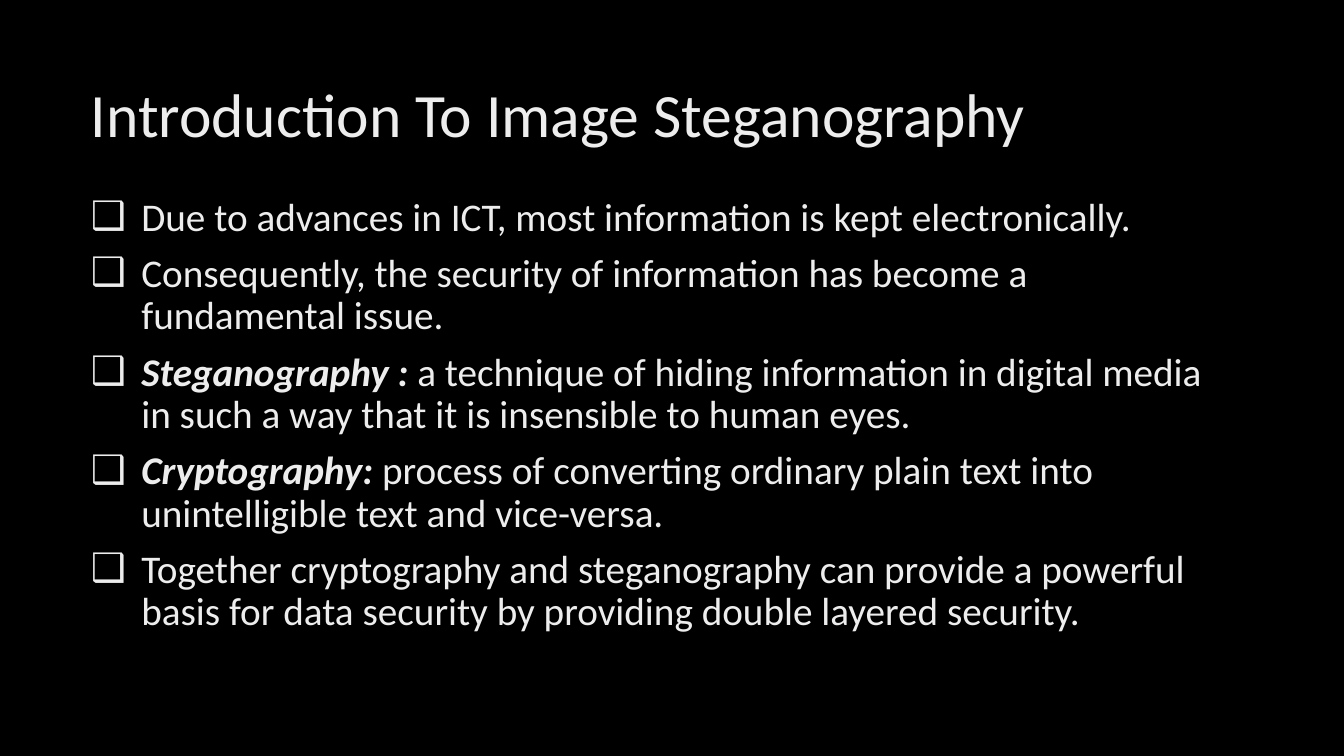
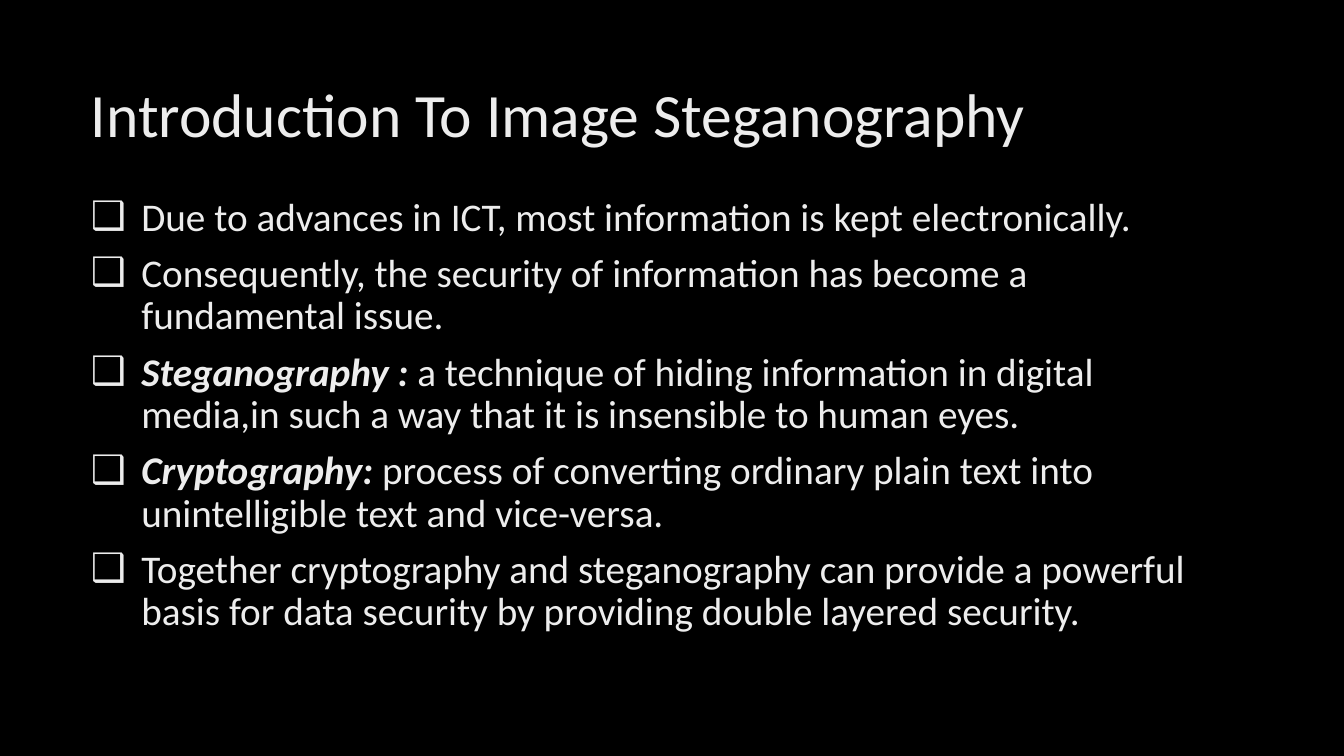
Before and after one commit to SupriyaAmatya/ImageSteganography, a slide deck: slide 3 of Documentation/final.pptx (slide 2 before the commit). Drawn at 1344x756 pixels with LibreOffice and Linux fonts; fonts in the diff are those of the drawing; background and template pictures are left out. Boxes give left, top, right and bottom in pixels: in the first picture for what was removed or moved away, otherwise in the second. Text is boxed around its words. In the diff, an @@ line names an element or a change of style, - is before the commit and + after.

```diff
--- a/Documentation/final.pptx
+++ b/Documentation/final.pptx
@@ text at bbox=[141, 358, 1093, 435]: text changed @@
-❑ Steganography : a technique of hiding information in digital media in such a way that it is insensible to human eyes.
+❑ Steganography : a technique of hiding information in digital media,in such a way that it is insensible to human eyes.
```
Also in this commit, not shown: 5 other slides changed, 3 slides added, 6 other files.
